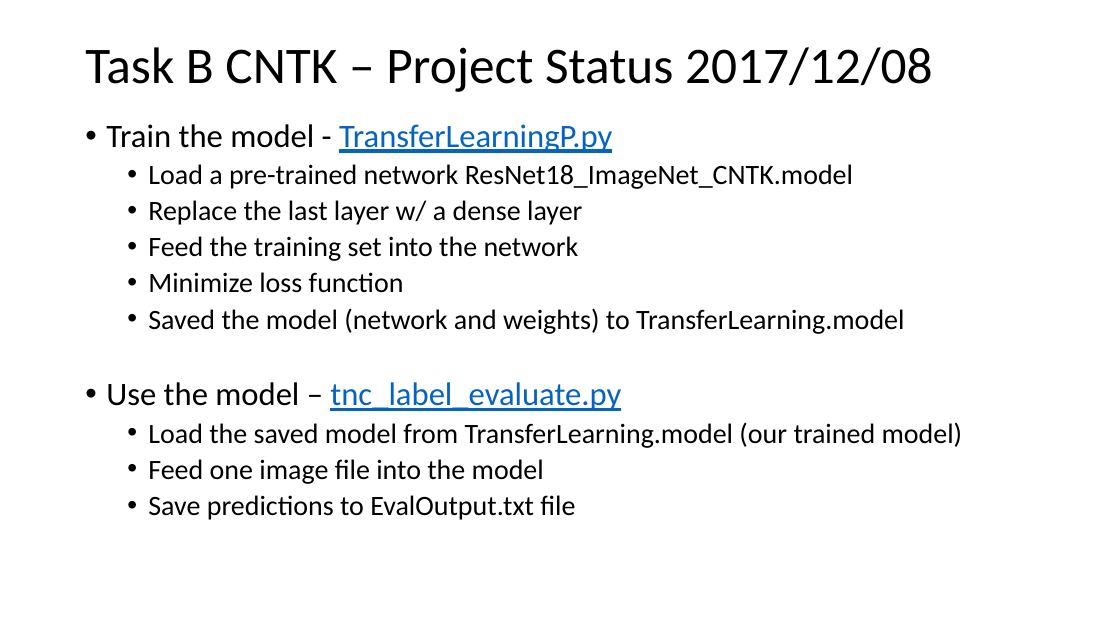
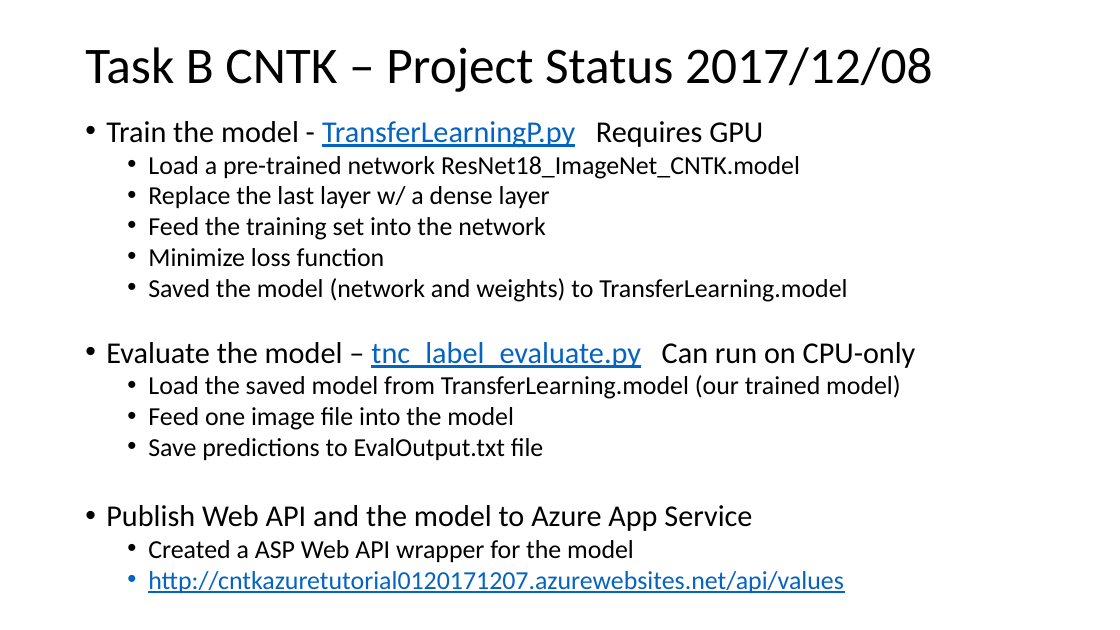
Before and after one commit to tncchina/AnimalLabel, a slide deck: slide 3 of Document/CNTK_Project_Status_20171208.pptx. Drawn at 1120x630 pixels with LibreOffice and Linux fonts; fonts in the diff are those of the drawing. Boxes give left, top, right and bottom in pixels: in the first picture for what was removed or moved away, otherwise in the second. Text is boxed around its words. In the diff, an @@ line names an element or a change of style, - is before the commit and + after.

Commit message:
updated the project status for 2017/12/08

```diff
--- a/Document/CNTK_Project_Status_20171208.pptx
+++ b/Document/CNTK_Project_Status_20171208.pptx
@@ text at (106, 121, 763, 148): text changed; size 28 to 25.9 pt; text colour #0563C1 to #000000 @@
-• Train the model - TransferLearningP.py
+• Train the model - TransferLearningP.py Requires GPU
@@ text at (148, 156, 901, 461): size 24 to 22.2 pt in "Load a pre-trained network ResNet18_ImageNet_CNTK.model", "Replace the last layer w/ a dense ...", "Feed the training set into the network", "Minimize loss function" and 4 more places; line spacing 0.9 to 0.8 @@
@@ text at (106, 342, 916, 368): text changed; size 28 to 25.9 pt; text colour #0563C1 to #000000 @@
-• Use the model – tnc_label_evaluate.py
+• Evaluate the model – tnc_label_evaluate.py Can run on CPU-only
@@ text at (106, 505, 844, 594): paragraphs added @@
+• Publish Web API and the model to Azure App Service
+  • Created a ASP Web API wrapper for the model
+  • http://cntkazuretutorial0120171207.azurewebsites.net/api/values
```
Also in this commit, not shown: 1 slide added.
